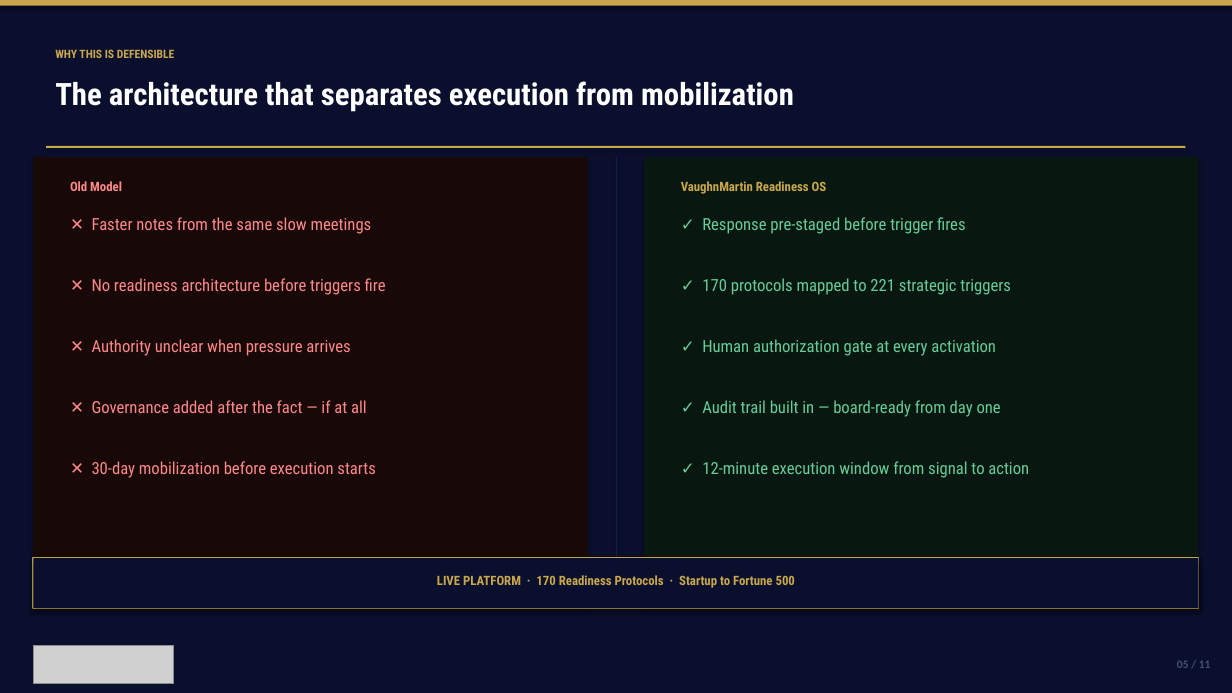
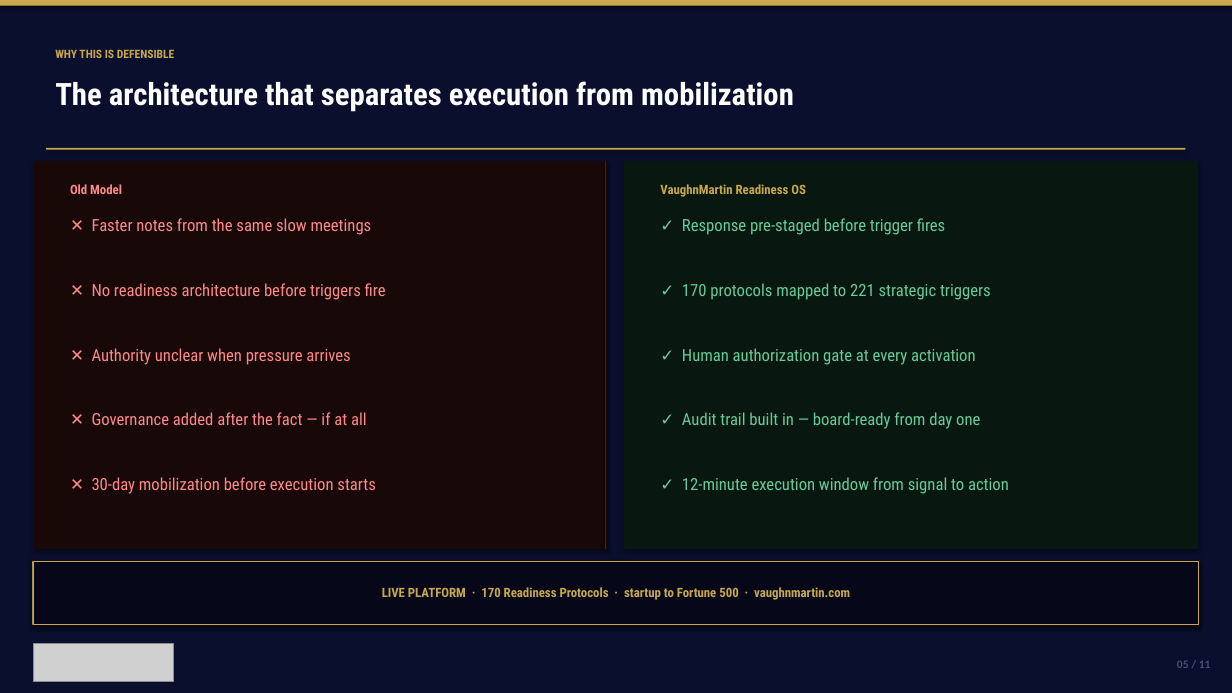
Before and after one commit to mbrunke18/CodePlatform1, a slide deck: slide 5 of attached_assets/VaughnMartin-Investor-Pitch-Deck-v10.pptx. Drawn at 1232x693 pixels with LibreOffice and Linux fonts; fonts in the diff are those of the drawing; grey boxes stand for pictures. Boxes give left, top, right and bottom in pixels: in the first picture for what was removed or moved away, otherwise in the second. Text is boxed around its words. In the diff, an @@ line names an element or a change of style, - is before the commit and + after.

```diff
--- a/attached_assets/VaughnMartin-Investor-Pitch-Deck-v10.pptx
+++ b/attached_assets/VaughnMartin-Investor-Pitch-Deck-v10.pptx
@@ rectangle: place and size @@
-rectangle at (33, 157, 588, 608)
+rectangle at (33, 161, 608, 549)
@@ rectangle: place and size @@
-rectangle at (616, 157, 617, 608)
+rectangle at (605, 161, 606, 549)
@@ rectangle: place and size @@
-rectangle at (644, 157, 1199, 608)
+rectangle at (624, 161, 1199, 549)
@@ text "VaughnMartin Readiness OS": place and size @@
-text "VaughnMartin Readiness OS" at (681, 181, 827, 194)
+text "VaughnMartin Readiness OS" at (660, 184, 806, 197)
@@ text "✓ Response pre-staged before trigger ...": place and size @@
-text "✓ Response pre-staged before trigger ..." at (702, 217, 965, 234)
+text "✓ Response pre-staged before trigger ..." at (682, 218, 945, 235)
@@ text "✕ No readiness architecture before ...": place and size @@
-text "✕ No readiness architecture before ..." at (92, 278, 386, 295)
+text "✕ No readiness architecture before ..." at (92, 283, 386, 300)
@@ text "✓ 170 protocols mapped to ...": place and size @@
-text "✓ 170 protocols mapped to ..." at (702, 278, 1011, 295)
+text "✓ 170 protocols mapped to ..." at (682, 283, 991, 300)
@@ text "✕ Authority unclear when pressure ...": place and size @@
-text "✕ Authority unclear when pressure ..." at (92, 339, 350, 356)
+text "✕ Authority unclear when pressure ..." at (92, 348, 350, 365)
@@ text "✓ Human authorization gate at ...": place and size @@
-text "✓ Human authorization gate at ..." at (702, 339, 996, 356)
+text "✓ Human authorization gate at ..." at (682, 348, 976, 365)
@@ text "✕ Governance added after the ...": place and size @@
-text "✕ Governance added after the ..." at (92, 400, 367, 413)
+text "✕ Governance added after the ..." at (92, 412, 367, 425)
@@ text "✓ Audit trail built in ...": place and size @@
-text "✓ Audit trail built in ..." at (702, 400, 1001, 417)
+text "✓ Audit trail built in ..." at (682, 412, 980, 429)
@@ text "✕ 30-day mobilization before execution ...": place and size @@
-text "✕ 30-day mobilization before execution ..." at (92, 461, 376, 478)
+text "✕ 30-day mobilization before execution ..." at (92, 477, 376, 494)
@@ text "✓ 12-minute execution window from ...": place and size @@
-text "✓ 12-minute execution window from ..." at (702, 461, 1029, 478)
+text "✓ 12-minute execution window from ..." at (682, 477, 1009, 494)
@@ rectangle: place and size @@
-rectangle at (33, 558, 1199, 608)
+rectangle at (33, 562, 1199, 625)
@@ rectangle: place and size @@
-rectangle at (33, 558, 1199, 608)
+rectangle at (33, 562, 1199, 625)
@@ rectangle at (33, 562, 1199, 625): fill #0A0F2E to #06081A; outline none to #C9A84C 0.8 pt @@
@@ picture removed at (33, 558, 1199, 608) @@
@@ text at (382, 587, 850, 600): text changed @@
-LIVE PLATFORM · 170 Readiness Protocols · Startup to Fortune 500
+LIVE PLATFORM · 170 Readiness Protocols · startup to Fortune 500 · vaughnmartin.com
```
Also in this commit, not shown: 10 other slides changed, 3 other files.
